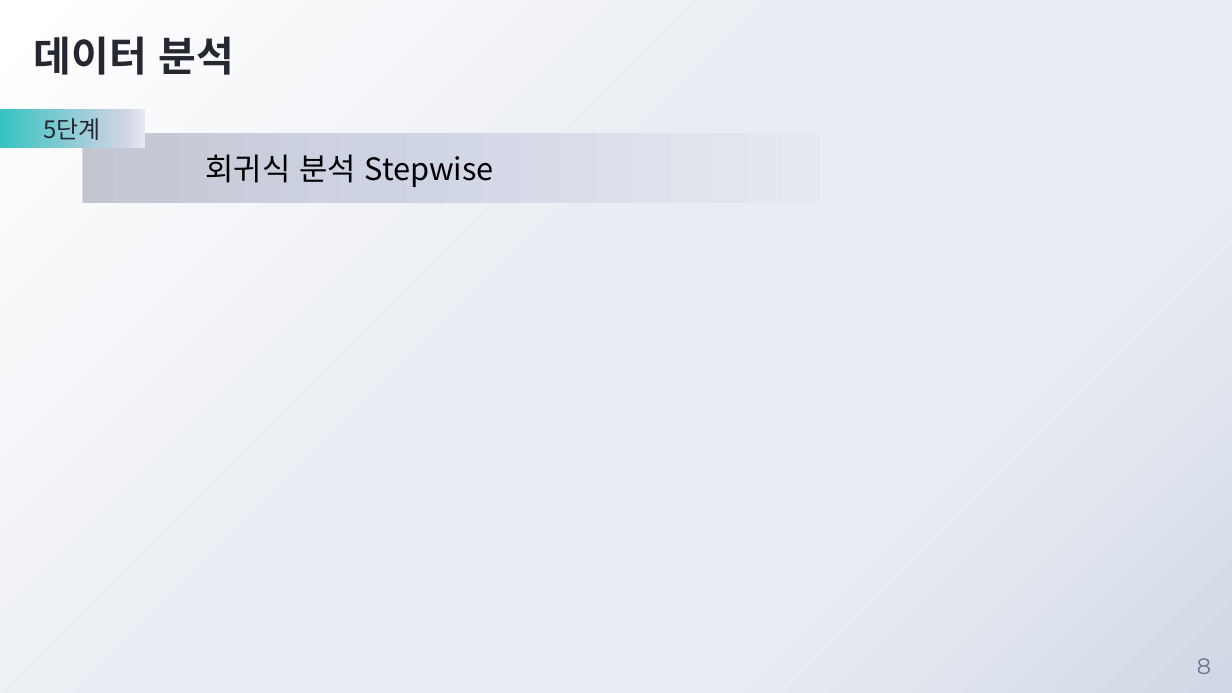
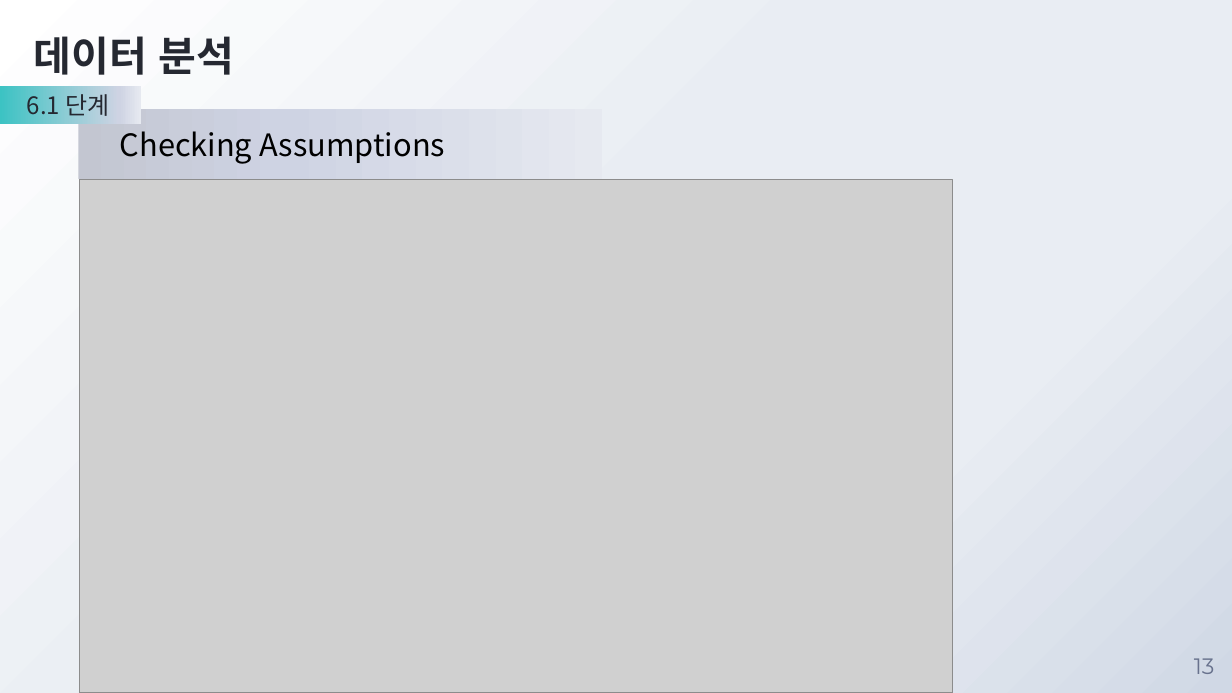
Before and after one commit to JadenChoi94/MachineLearning_Basic, a slide deck: slide 13 of 4조 비타민음료 발표.pptx (slide 8 before the commit). Drawn at 1232x693 pixels with LibreOffice and Linux fonts; fonts in the diff are those of the drawing; grey boxes stand for pictures; background and template pictures are left out. Boxes give left, top, right and bottom in pixels: in the first picture for what was removed or moved away, otherwise in the second. Text is boxed around its words. In the diff, an @@ line names an element or a change of style, - is before the commit and + after.

```diff
--- a/4조 비타민음료 발표.pptx
+++ b/4조 비타민음료 발표.pptx
@@ rectangle "6.1 단계": place and size @@
-rectangle "6.1 단계" at <box>0,110,145,148</box>
+rectangle "6.1 단계" at <box>0,86,140,124</box>
@@ text in rectangle at <box>27,94,109,116</box>: text changed @@
-5단계
+6.1 단계
@@ rectangle added at <box>79,110,602,180</box>, fill gradient #C3C6D1 to #CED3E3 to #E7E9F1, 18 pt, text #000000 @@
+Checking Assumptions
@@ rectangle removed at <box>83,133,819,203</box> @@
-회귀식 분석 Stepwise
@@ picture added at <box>79,180,952,693</box> @@
@@ page number at <box>1194,658,1215,674</box>: text changed @@
-8
+13
```
Also in this commit, not shown: 10 other slides changed, 8 slides added, 2 slides removed, 6 other files.
